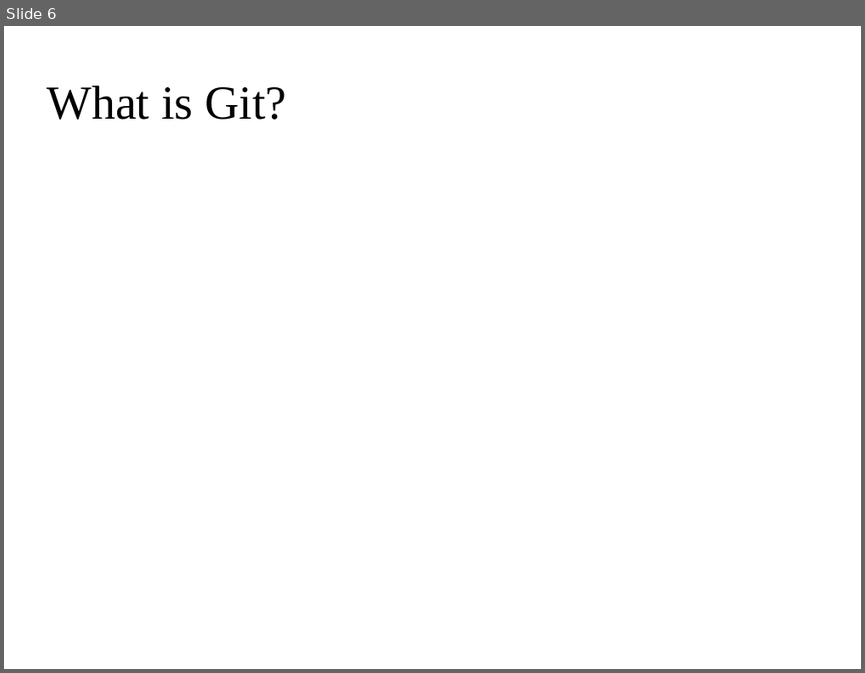
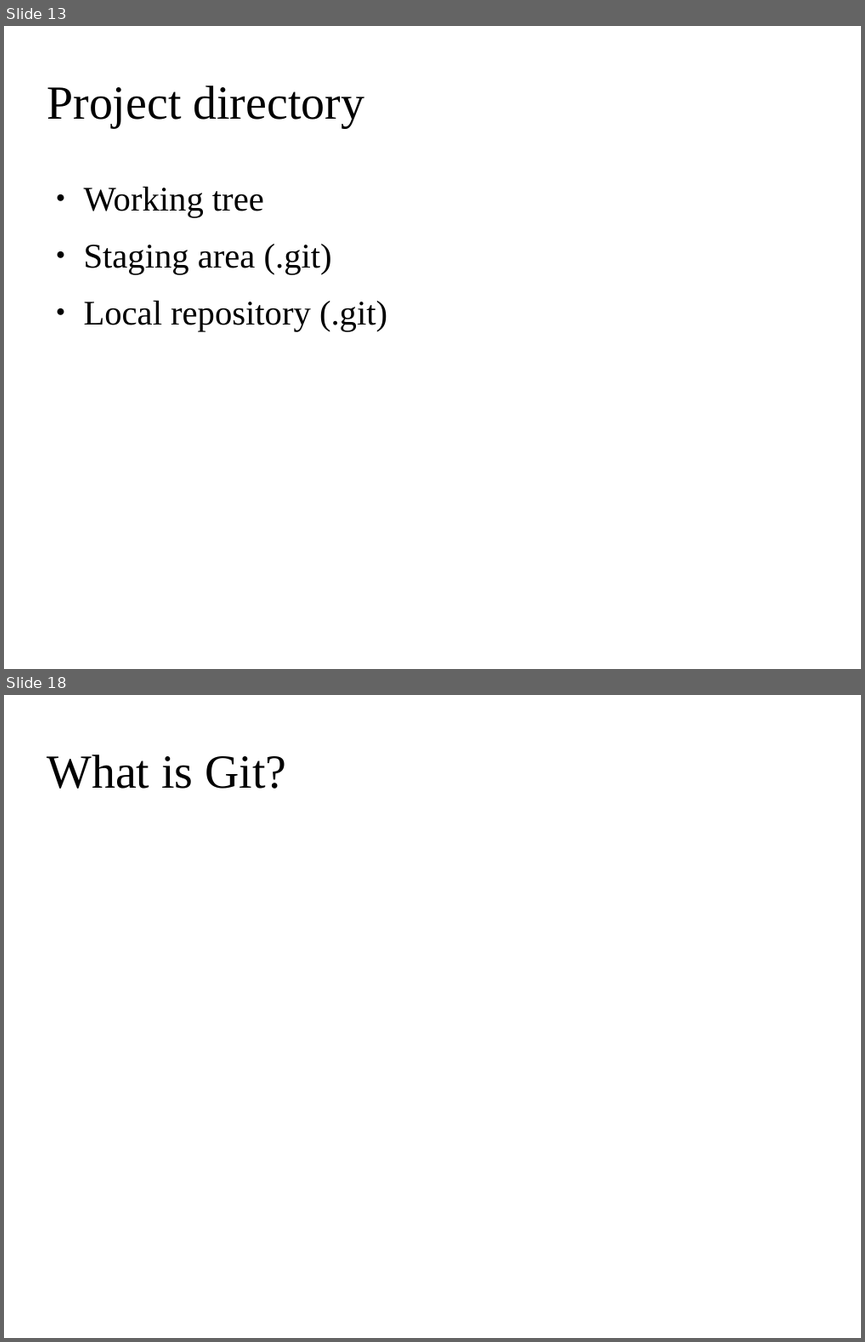
Before and after one commit to ehsansh84/git-tutorial, a slide deck: git.odp. Shown one above the other, each under a label of ours: slide 6 before the commit, slides 13 and 18 after it; the slides between them are not shown. The pictures are 865x673 and 865x1342 pixels, drawn with LibreOffice and Linux fonts; fonts in the diff are those of the drawing; background and template pictures are left out. Boxes give left, top, right and bottom in pixels: in the first picture for what was removed or moved away, otherwise in the second. Text is boxed around its words. In the diff, an @@ line names an element or a change of style, - is before the commit and + after.

```diff
--- a/git.odp
+++ b/git.odp
@@ slide 13 added at [4, 26, 861, 669], background picture (left out) @@
@@ title added at [46, 86, 365, 128], 44 pt, text #000000 @@
+Project directory
@@ text added at [84, 186, 387, 331], 32 pt, text #000000 @@
+● Working tree
+● Staging area (.git)
+● Local repository (.git)
@@ what was slide 6 is now slide 18 @@
```
Also in this commit, not shown: 1 slide changed, 19 other slides added.
